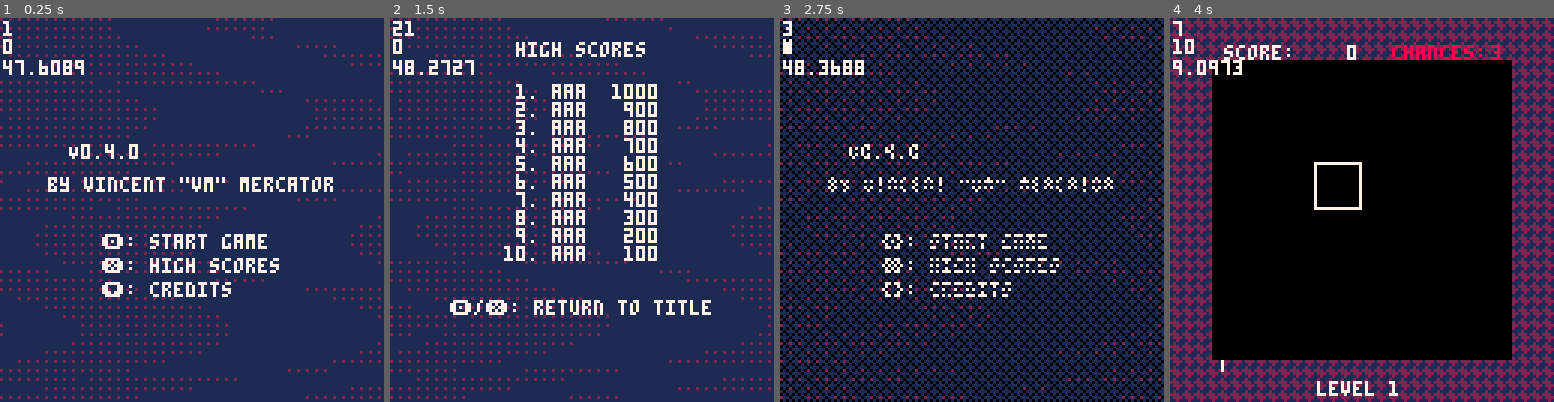
Above: before the commit, frames 1-4 (left to right).
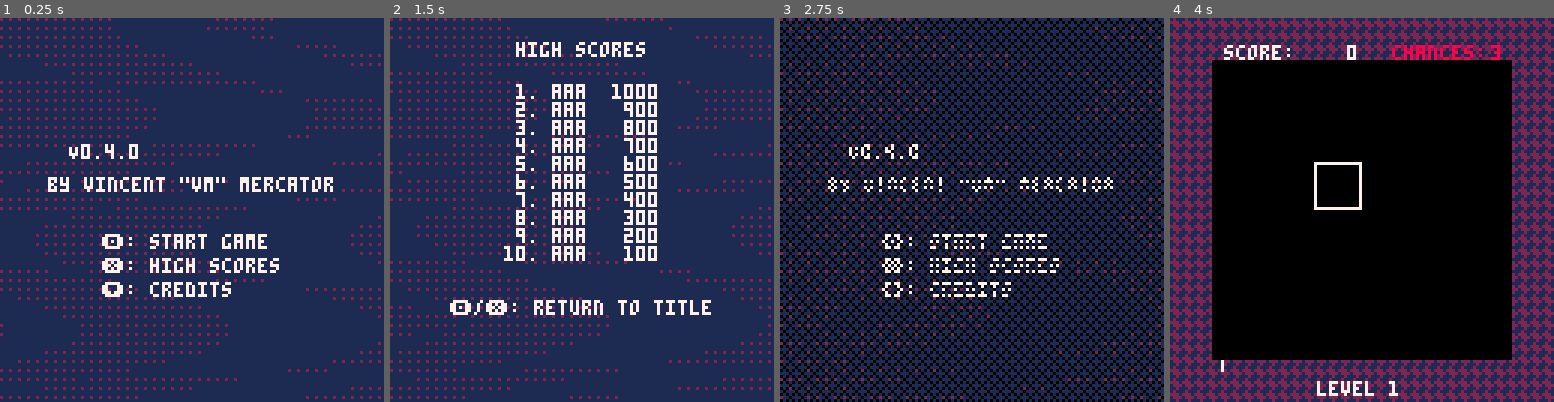
Above: after the commit, the same moments.

Repository: vm70/stratagem
Game: PICO-8 cartridge src/main.p8
The game is run twice, just before and just after one commit, with the same random seed, the same clock (stepped at 60 frames per second) and the same inputs.
Inputs (mouse positions are in pixels of both pictures, inside the frame that each line leads up to):
- Up to frame 1 (0.25 s): no input
- Up to frame 2 (1.5 s): tap X (X key) at 0.33, 1.07 s; click (670, 121) at 0.67 s; tap O (Z key) at 0.7 s; click (436, 267) at 1.22 s
- Up to frame 3 (2.75 s): hold Right 1.6-2.1 s; tap O (Z key) at 1.7, 2.1, 2.5 s; click (887, 114) at 1.77 s; tap X (X key) at 1.85 s; hold Up 2.15-2.42 s; click (952, 259) at 2.32 s; hold Right from 2.47 s (still down)
- Up to frame 4 (4 s): click (1404, 106) at 2.87 s; tap O (Z key) at 2.9, 3.3, 3.7 s; tap X (X key) at 2.97 s; release Right at 3.03 s; hold Left 3.08-3.58 s; click (1465, 256) at 3.42 s; hold Down 3.63-3.97 s; click (1231, 102) at 3.97 s

The runs differ from the first frame. In frame 1, 0.5% of the frame differs, in the area x 0-22%, y 0-15%; in frame 2, 0.5%; in frame 3, 0.6%; in frame 4, 0.5%.

Commit message:
Comment out debugging strings again

Diff:
--- a/src/main.lua
+++ b/src/main.lua
@@ -340,13 +340,15 @@
 	if MouseMode == 1 then
 		spr(15, stat(32) - 1, stat(33) - 1)
 	end
-	print(tostr(CartState), 1, 1, 7)
-	print(tostr(FrameCounter), 1, 7, 7)
-	print(tostr(stat(1) * 100), 1, 14, 7)
+	-- print(tostr(CartState), 1, 1, 7)
+	-- print(tostr(FrameCounter), 1, 7, 7)
+	-- print(tostr(stat(1) * 100), 1, 14, 7)
+	-- print(tostr(Player.score_cursor), 1, 21, 7)
 end
 
 -- selene: allow(if_same_then_else)
 function _update()
+	assert((1 <= CartState) and (CartState <= STATES.high_scores), "invalid state " .. tostr(CartState))
 	if CartState == STATES.title_screen then
 		-- state transitions
 		if btnp(4) then
